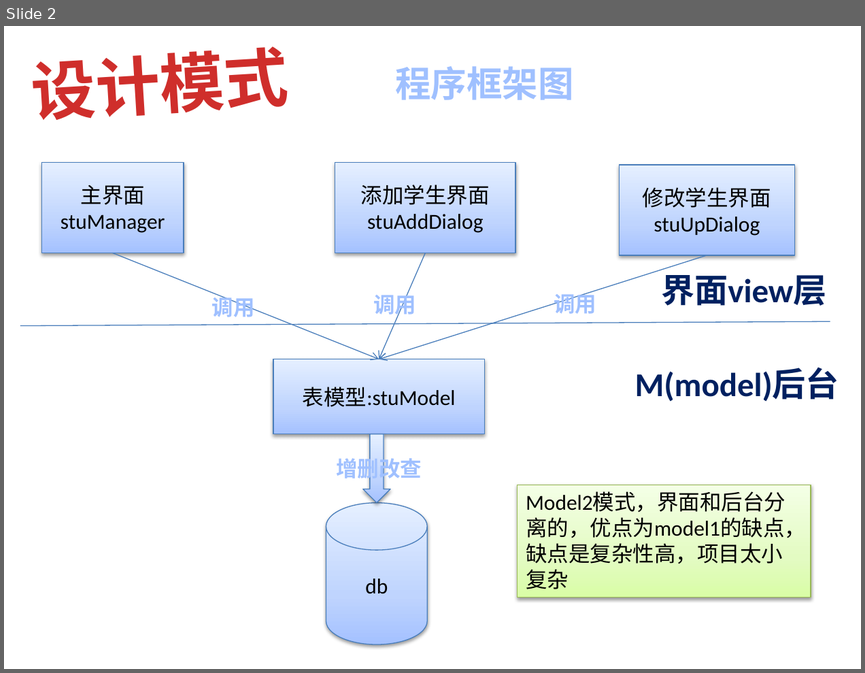
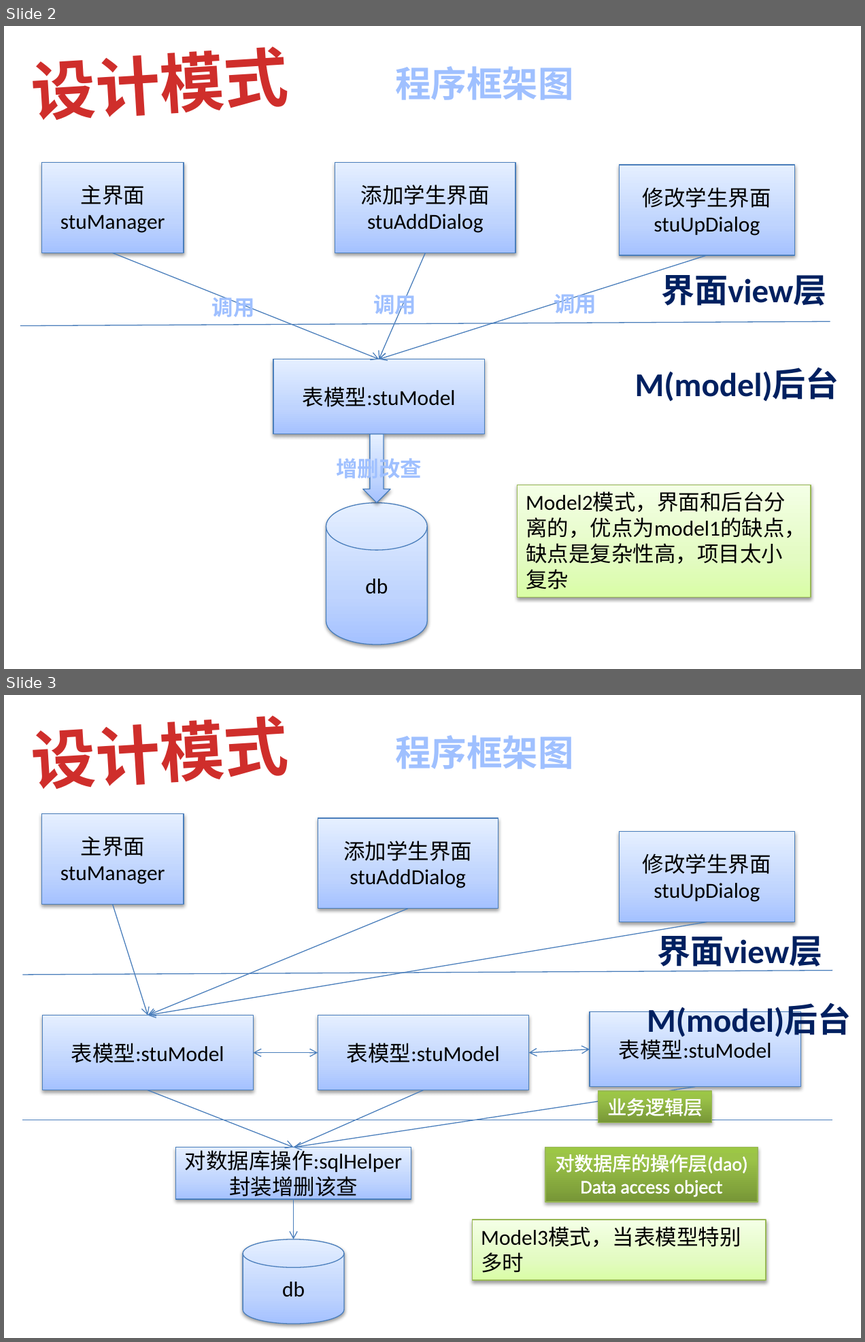
Before and after one commit to rainbow520lxr/JAVA, a slide deck: Java-连接数据库编程/bin/lib/新建 Microsoft PowerPoint 演示文稿.pptx. Shown one above the other, each under a label of ours: slide 2 before the commit, slides 2 and 3 after it. The pictures are 865x673 and 865x1342 pixels, drawn with LibreOffice and Linux fonts; fonts in the diff are those of the drawing. Boxes give left, top, right and bottom in pixels: in the first picture for what was removed or moved away, otherwise in the second. Text is boxed around its words. In the diff, an @@ line names an element or a change of style, - is before the commit and + after.

```diff
--- a/Java-连接数据库编程/bin/lib/新建 Microsoft PowerPoint 演示文稿.pptx
+++ b/Java-连接数据库编程/bin/lib/新建 Microsoft PowerPoint 演示文稿.pptx
@@ slide 3 added at [4,695,861,1338], background #FFFFFF @@
@@ text added at [33,715,290,789], 54 pt, text gradient #FC7C7A to #D02F2C to #C70500, bold @@
+设计模式
@@ text added at [395,735,573,769], 30 pt, text gradient #BFD3F9 to #A0C1FF to #003D85, bold @@
+程序框架图
@@ rectangle added at [41,814,183,904], fill gradient #A4C4FF to #BFD4FF to #E6EEFF, outline #4B7EBC 0.75 pt, 18 pt, text #000000 @@
+主界面stuManager
@@ rectangle added at [317,818,498,909], fill gradient #A4C4FF to #BFD4FF to #E6EEFF, outline #4B7EBC 0.75 pt, 18 pt, text #000000 @@
+添加学生界面
+stuAddDialog
@@ rectangle added at [619,831,795,921], fill gradient #A4C4FF to #BFD4FF to #E6EEFF, outline #4B7EBC 0.75 pt, 18 pt, text #000000 @@
+修改学生界面
+stuUpDialog
@@ arrow added from (113, 904) to (148, 1015), #4B7EBC 0.75 pt @@
@@ arrow added from (407, 909) to (148, 1015), #4B7EBC 0.75 pt @@
@@ arrow added from (706, 922) to (148, 1015), #4B7EBC 0.75 pt @@
@@ text added at [657,929,822,971], 28 pt, text #002060, bold @@
+界面view层
@@ line added from (23, 974) to (832, 970), #4B7EBC 0.75 pt @@
@@ rectangle added at [43,1015,254,1090], fill gradient #A4C4FF to #BFD4FF to #E6EEFF, outline #4B7EBC 0.75 pt, 18 pt, text #000000 @@
+表模型:stuModel
@@ rectangle added at [317,1015,528,1090], fill gradient #A4C4FF to #BFD4FF to #E6EEFF, outline #4B7EBC 0.75 pt, 18 pt, text #000000 @@
+表模型:stuModel
@@ rectangle added at [589,1011,800,1086], fill gradient #A4C4FF to #BFD4FF to #E6EEFF, outline #4B7EBC 0.75 pt, 18 pt, text #000000 @@
+表模型:stuModel
@@ text added at [647,1004,851,1040], 28 pt, text #002060, bold @@
+M(model)后台
@@ double arrow added from (254, 1052) to (317, 1052), #4B7EBC 0.75 pt @@
@@ double arrow added from (528, 1052) to (589, 1049), #4B7EBC 0.75 pt @@
@@ arrow added from (148, 1090) to (294, 1147), #4B7EBC 0.75 pt @@
@@ line added from (423, 1090) to (294, 1147), #4B7EBC 0.75 pt @@
@@ arrow added from (696, 1087) to (294, 1147), #4B7EBC 0.75 pt @@
@@ rectangle added at [598,1091,711,1123], fill gradient #779737 to #9BC348 to #9DC746, outline #98B955 0.75 pt, 16 pt, text #FFFFFF @@
+业务逻辑层
@@ line added from (22, 1120) to (832, 1120), #4B7EBC 0.75 pt @@
@@ rectangle added at [175,1147,411,1200], fill gradient #A4C4FF to #BFD4FF to #E6EEFF, outline #4B7EBC 0.75 pt, 18 pt, text #000000 @@
+对数据库操作:sqlHelper
+封装增删该查
@@ rectangle added at [545,1147,758,1202], fill gradient #779737 to #9BC348 to #9DC746, outline #98B955 0.75 pt, 16 pt, text #FFFFFF @@
+对数据库的操作层(dao)
+Data access object
@@ arrow added from (294, 1199) to (294, 1239), #4B7EBC 0.75 pt @@
@@ rectangle added at [473,1219,766,1280], fill gradient #DAFDA7 to #E4FCC2 to #F5FFE7, outline #98B955 0.75 pt, 18 pt, text #000000 @@
+Model3模式，当表模型特别多时
@@ cylinder added at [243,1239,344,1324], fill gradient #A4C4FF to #BFD4FF to #E6EEFF, outline #4B7EBC 0.75 pt, 18 pt, text #000000 @@
+db
```
Also in this commit, not shown: 12 other files.
